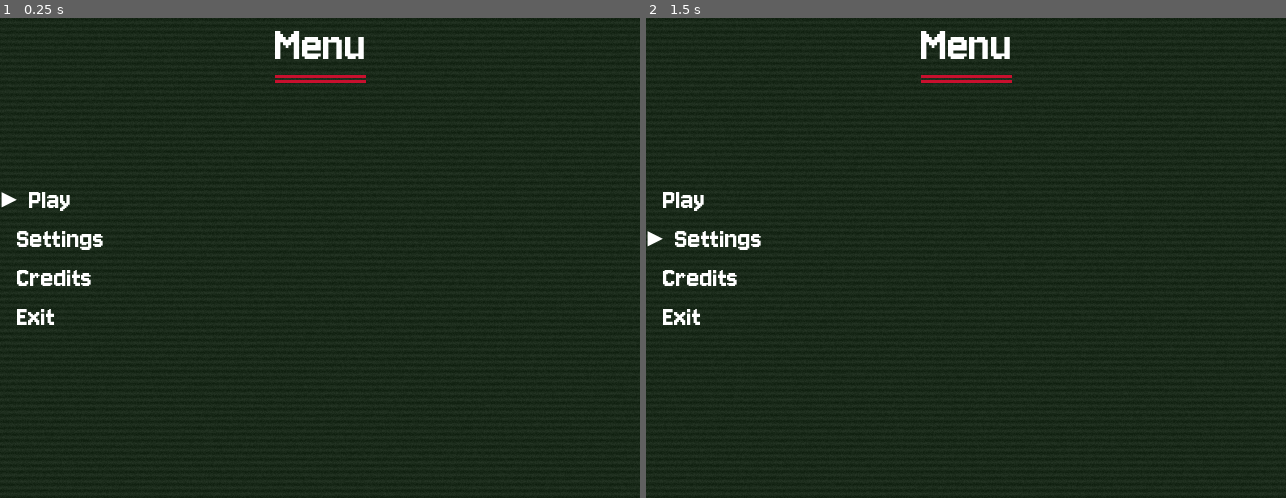
Above: before the commit, frames 1-2 (left to right).
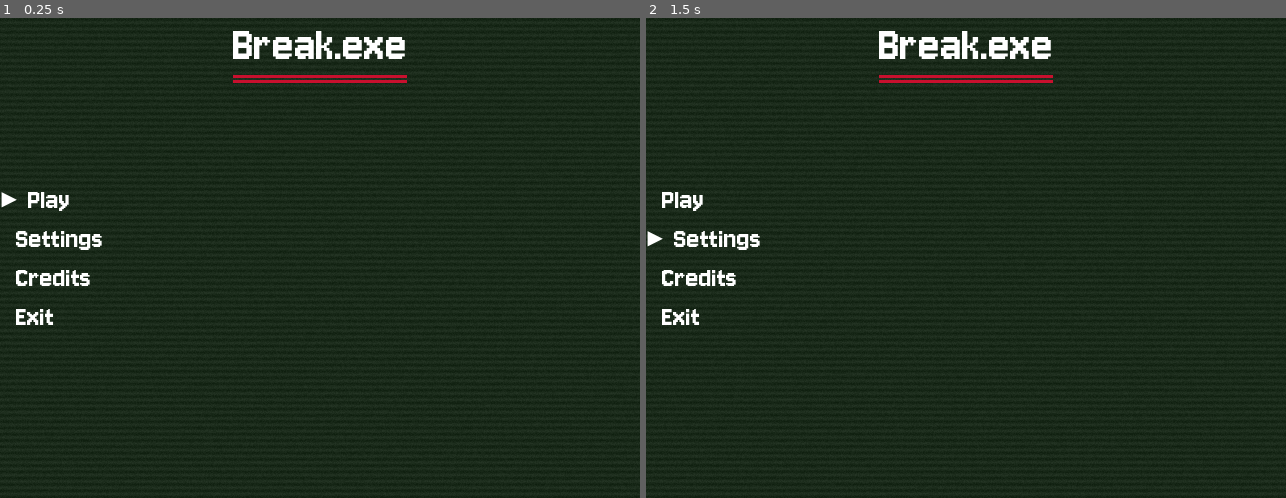
Above: after the commit, the same moments.

Repository: yuk1n0w/Break.exe
Game: Godot game, scene res://scenes/MainMenu.tscn
Same seed, same stepped clock (60 frames per second), same inputs: the game is played once before the commit and once after it.
Inputs:
- Up to frame 1 (0.25 s): no input
- Up to frame 2 (1.5 s): tap Enter (ui_accept) at 0.5, 1.35 s; hold Right (ui_right) 0.53-1.28 s; hold Enter (ui_accept) 0.53-1.28 s; hold Down (ui_down) from 1.28 s (still down)

The runs differ from the first frame. In frame 1, 1.5% of the frame differs, in the area x 2-64%, y 2-64%; in frame 2, 1.5%.

Commit message:
idk

Diff:
--- a/scenes/MainMenu.gd
+++ /dev/null
@@ -1,100 +0,0 @@
-extends Control
-
-# References to the HBoxContainers for each option
-@onready var play_option: HBoxContainer = $OptionsVBox/PlayOption
-@onready var settings_option: HBoxContainer = $OptionsVBox/SettingsOption
-@onready var credits_option: HBoxContainer = $OptionsVBox/CreditsOption
-@onready var exit_option: HBoxContainer = $OptionsVBox/ExitOption
-
-# Store all option HBoxContainers in an array for easy iteration
-var menu_options: Array[HBoxContainer]
-var current_selection_index: int = 0
-
-# Define what your arrow and empty space will look like
-# For the video's style, a triangle ">" or "▶" might be good if your font supports it
-const ARROW_TEXT = "▶ " # Or "▶ " if your font has a good triangle
-const EMPTY_ARROW_TEXT = "  " # Ensure this has the same visual width as ARROW_TEXT
-
-func _ready():
-	# Populate the menu_options array
-	# Ensure the order here matches the visual order of your options
-	menu_options = [
-		play_option,
-		settings_option,
-		credits_option,
-		exit_option
-	]
-
-	# Ensure only the default option is selected visually at start
-	update_visual_selection()
-
-	# Make sure the menu can receive input.
-	grab_focus()
-
-
-func _input(event: InputEvent):
-	if not is_visible_in_tree(): # Don't process input if menu is hidden
-		return
-
-	var previous_selection = current_selection_index
-
-	if event.is_action_pressed("ui_down"):
-		current_selection_index = (current_selection_index + 1) % menu_options.size()
-		accept_event() # Consume the event
-	elif event.is_action_pressed("ui_up"):
-		current_selection_index = (current_selection_index - 1 + menu_options.size()) % menu_options.size()
-		accept_event() # Consume the event
-	elif event.is_action_pressed("ui_accept"): # Enter or Space by default
-		_on_option_selected()
-		accept_event() # Consume the event
-
-	if previous_selection != current_selection_index:
-		update_visual_selection()
-		# Sound playing line was here, now removed
-
-
-func update_visual_selection():
-	for i in range(menu_options.size()):
-		var option_hbox: HBoxContainer = menu_options[i]
-		# The first child of the HBoxContainer is the Arrow Label
-		var arrow_label: Label = option_hbox.get_child(0) as Label
-		# The second child is the Text Label (optional, if you want to change its style)
-		# var text_label: Label = option_hbox.get_child(1) as Label
-
-		if arrow_label: # Check if the node exists
-			if i == current_selection_index:
-				arrow_label.text = ARROW_TEXT
-				# Optional: Highlight selected text differently, e.g., by changing modulate
-				# if text_label: text_label.modulate = Color.YELLOW
-			else:
-				arrow_label.text = EMPTY_ARROW_TEXT
-				# Optional: Reset non-selected text color
-				# if text_label: text_label.modulate = Color.WHITE
-		else:
-			printerr("ArrowLabel not found for option at index: ", i, " (Node: ", option_hbox.name, ")")
-			printerr("Check node paths and ensure Arrow labels are the first child of their HBoxContainers.")
-
-
-func _on_option_selected():
-	# Sound playing line was here, now removed
-	# If you still want a slight delay before action, you can keep this:
-	# await get_tree().create_timer(0.05).timeout # Optional very small delay for visual feedback
-
-	match current_selection_index:
-		0: # Play
-			print("Play selected")
-			# Example: Transition to your game scene
-			# get_tree().change_scene_to_file("res://your_game_scene.tscn")
-		1: # Settings
-			print("Settings selected")
-			# Example: Transition to a settings scene or show a settings panel
-			# get_tree().change_scene_to_file("res://settings_menu.tscn")
-		2: # Credits
-			print("Credits selected")
-			# Example: Transition to a credits scene
-			# get_tree().change_scene_to_file("res://credits_scene.tscn")
-		3: # Exit
-			print("Exit selected")
-			get_tree().quit() # Quits the game
-
-# play_sfx function was here, now removed
--- a/scenes/MainMenu.tscn
+++ b/scenes/MainMenu.tscn
@@ -1,8 +1,8 @@
 [gd_scene load_steps=7 format=3 uid="uid://cgtklmplpjc0e"]
 
-[ext_resource type="Script" uid="uid://c8juq47xrite2" path="res://scenes/MainMenu.gd" id="1_0ykhv"]
+[ext_resource type="Script" uid="uid://c8juq47xrite2" path="res://scripts/MainMenu.gd" id="1_0ykhv"]
 [ext_resource type="FontFile" uid="uid://b51igss45y0cu" path="res://fonts/Jersey10-Regular.ttf" id="1_yqorp"]
-[ext_resource type="Shader" uid="uid://dhu63ivwhis8d" path="res://scenes/MainMenu.gdshader" id="2_2wh52"]
+[ext_resource type="Shader" uid="uid://dhu63ivwhis8d" path="res://assets/MainMenu.gdshader" id="2_2wh52"]
 
 [sub_resource type="ShaderMaterial" id="ShaderMaterial_ow34m"]
 shader = ExtResource("2_2wh52")
@@ -13,6 +13,9 @@
 shader_parameter/time_scale = 1.0
 
 [sub_resource type="FontFile" id="FontFile_ukcvp"]
+subpixel_positioning = 0
+msdf_pixel_range = 14
+msdf_size = 128
 cache/0/16/0/ascent = 0.0
 cache/0/16/0/descent = 0.0
 cache/0/16/0/underline_position = 0.0
@@ -74,7 +77,7 @@
 layout_mode = 2
 theme_override_fonts/font = ExtResource("1_yqorp")
 theme_override_font_sizes/font_size = 50
-text = "Menu"
+text = "Break.exe"
 horizontal_alignment = 1
 
 [node name="Underline1" type="ColorRect" parent="TitleVBox"]
--- /dev/null
+++ b/scripts/MainMenu.gd
@@ -0,0 +1,70 @@
+extends Control
+@onready var play_option: HBoxContainer = $OptionsVBox/PlayOption
+@onready var settings_option: HBoxContainer = $OptionsVBox/SettingsOption
+@onready var credits_option: HBoxContainer = $OptionsVBox/CreditsOption
+@onready var exit_option: HBoxContainer = $OptionsVBox/ExitOption
+
+var menu_options: Array[HBoxContainer]
+var current_selection_index: int = 0
+
+const ARROW_TEXT = "▶ "
+const EMPTY_ARROW_TEXT = "  "
+
+func _ready():
+	menu_options = [
+		play_option,
+		settings_option,
+		credits_option,
+		exit_option
+	]
+
+	update_visual_selection()
+
+	grab_focus()
+
+
+func _input(event: InputEvent):
+	if not is_visible_in_tree():
+		return
+
+	var previous_selection = current_selection_index
+
+	if event.is_action_pressed("ui_down"):
+		current_selection_index = (current_selection_index + 1) % menu_options.size()
+		accept_event()
+	elif event.is_action_pressed("ui_up"):
+		current_selection_index = (current_selection_index - 1 + menu_options.size()) % menu_options.size()
+		accept_event()
+	elif event.is_action_pressed("ui_accept"):
+		_on_option_selected()
+		accept_event()
+
+	if previous_selection != current_selection_index:
+		update_visual_selection()
+
+
+func update_visual_selection():
+	for i in range(menu_options.size()):
+		var option_hbox: HBoxContainer = menu_options[i]
+		var arrow_label: Label = option_hbox.get_child(0) as Label
+		if arrow_label:
+			if i == current_selection_index:
+				arrow_label.text = ARROW_TEXT
+			else:
+				arrow_label.text = EMPTY_ARROW_TEXT
+		else:
+			printerr("ArrowLabel not found for option at index: ", i, " (Node: ", option_hbox.name, ")")
+			printerr("Check node paths and ensure Arrow labels are the first child of their HBoxContainers.")
+
+
+func _on_option_selected():
+	match current_selection_index:
+		0:
+			print("Play selected")
+		1:
+			print("Settings selected")
+		2:
+			print("Credits selected")
+		3:
+			print("Exit selected")
+			get_tree().quit()
Renamed: scenes/MainMenu.gdshader -> assets/MainMenu.gdshader
Renamed: scenes/MainMenu.gdshader.uid -> assets/MainMenu.gdshader.uid
Renamed: scenes/MainMenu.gd.uid -> scripts/MainMenu.gd.uid
